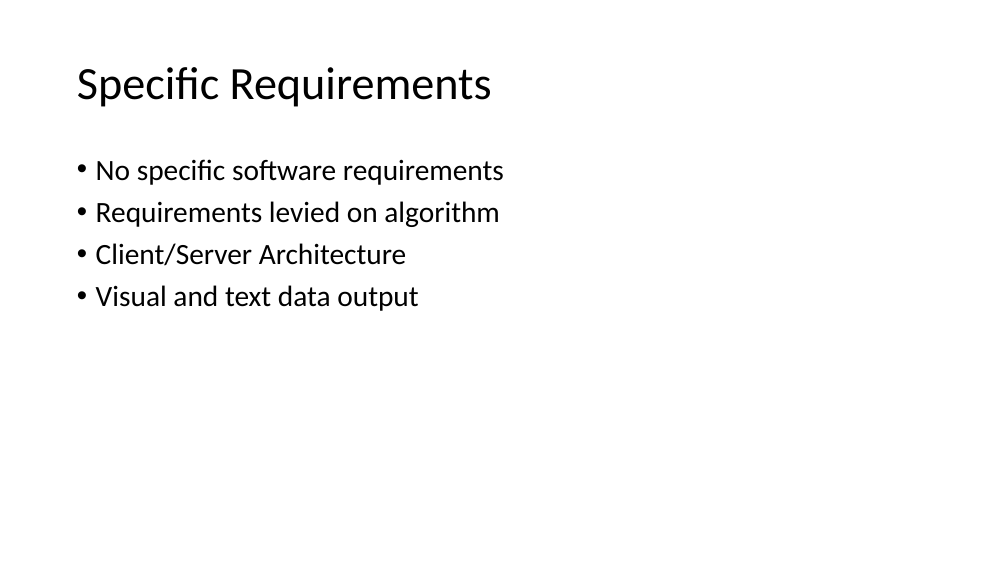
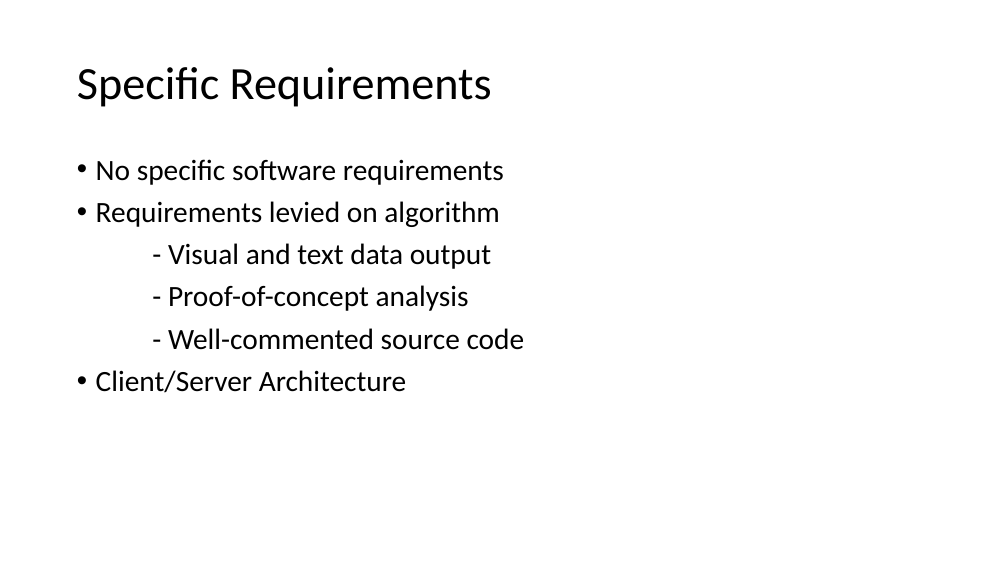
Before and after one commit to spesmit/hotspotter, a slide deck: slide 3 of Documentation/Presentations/project-spec.pptx. Drawn at 1008x567 pixels with LibreOffice and Linux fonts; fonts in the diff are those of the drawing. Boxes give left, top, right and bottom in pixels: in the first picture for what was removed or moved away, otherwise in the second. Text is boxed around its words. In the diff, an @@ line names an element or a change of style, - is before the commit and + after.

```diff
--- a/Documentation/Presentations/project-spec.pptx
+++ b/Documentation/Presentations/project-spec.pptx
@@ text at <box>168,243,525,350</box>: paragraphs added @@
+- Visual and text data output
+- Proof-of-concept analysis
+- Well-commented source code
@@ text at <box>96,285,418,311</box>: paragraph removed @@
-• Visual and text data output
```
Also in this commit, not shown: 1 other slide changed.
